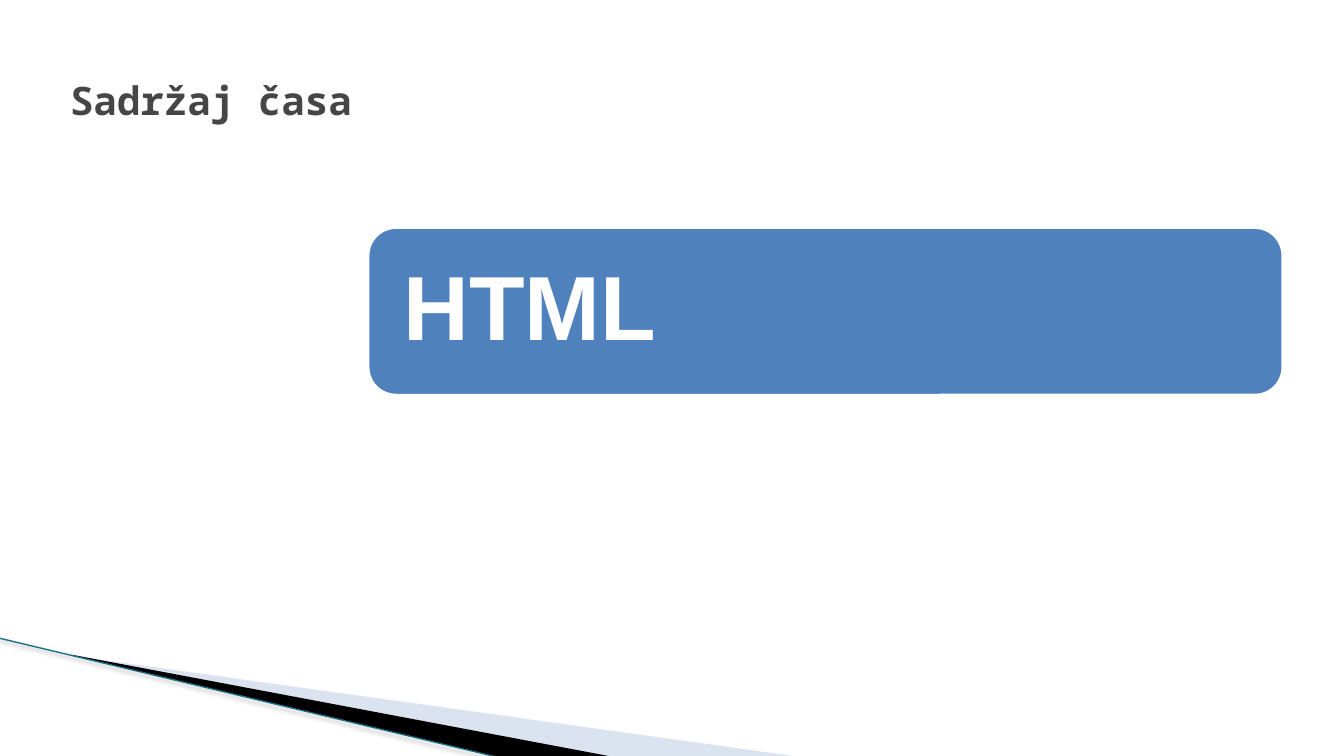
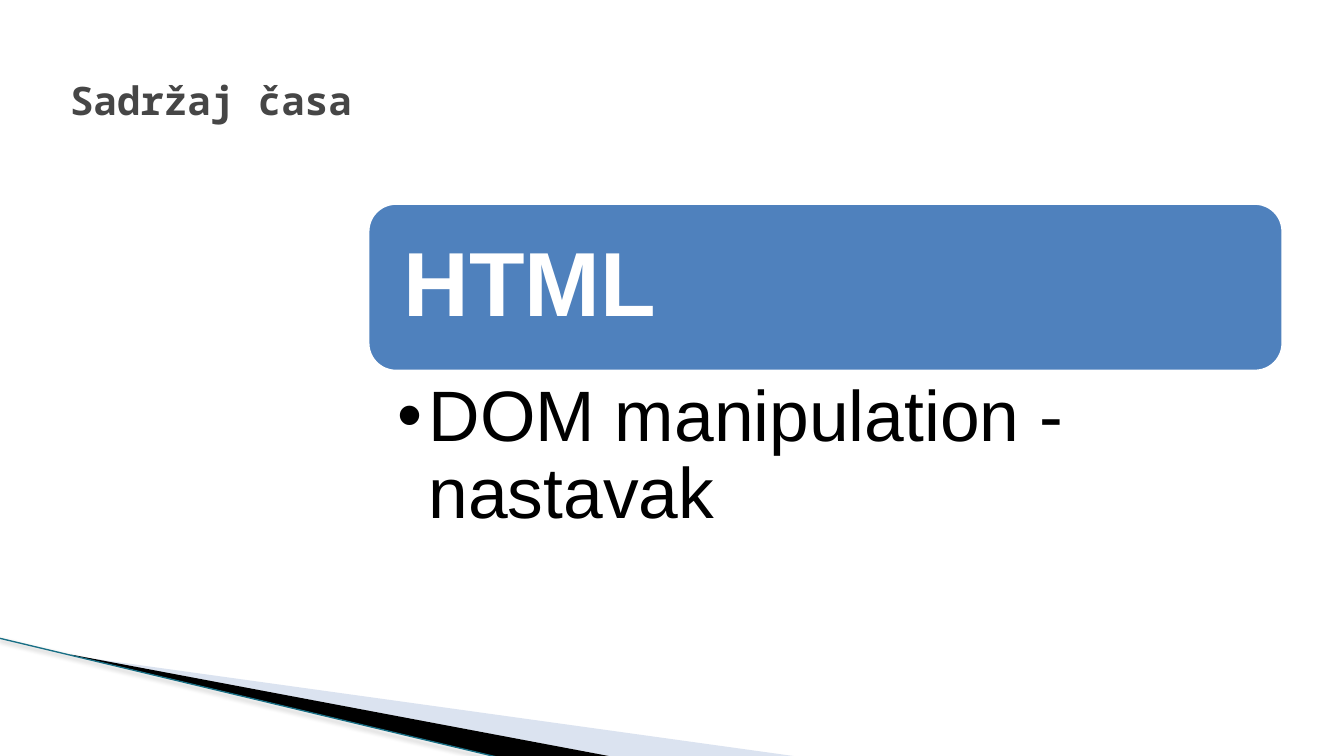
Before and after one commit to todalexcode/kurs-front-end, a slide deck: slide 2 of sesija-18/PPT/Front-End Developer-18.pptx. Drawn at 1344x756 pixels with LibreOffice and Linux fonts; fonts in the diff are those of the drawing; background and template pictures are left out. Boxes give left, top, right and bottom in pixels: in the first picture for what was removed or moved away, otherwise in the second. Text is boxed around its words. In the diff, an @@ line names an element or a change of style, - is before the commit and + after.

```diff
--- a/sesija-18/PPT/Front-End Developer-18.pptx
+++ b/sesija-18/PPT/Front-End Developer-18.pptx
@@ rounded rectangle: place and size @@
-rounded rectangle at (368, 228, 1284, 395)
+rounded rectangle at (368, 204, 1284, 371)
@@ text "HTML": place and size @@
-text "HTML" at (404, 277, 657, 340)
+text "HTML" at (404, 253, 657, 316)
@@ text added at (429, 389, 1020, 519), 51 pt, text #000000 @@
+  •• DOM manipulation - nastavak
```
Also in this commit, not shown: 2 other slides changed, 1 slide added, 8 other files.
